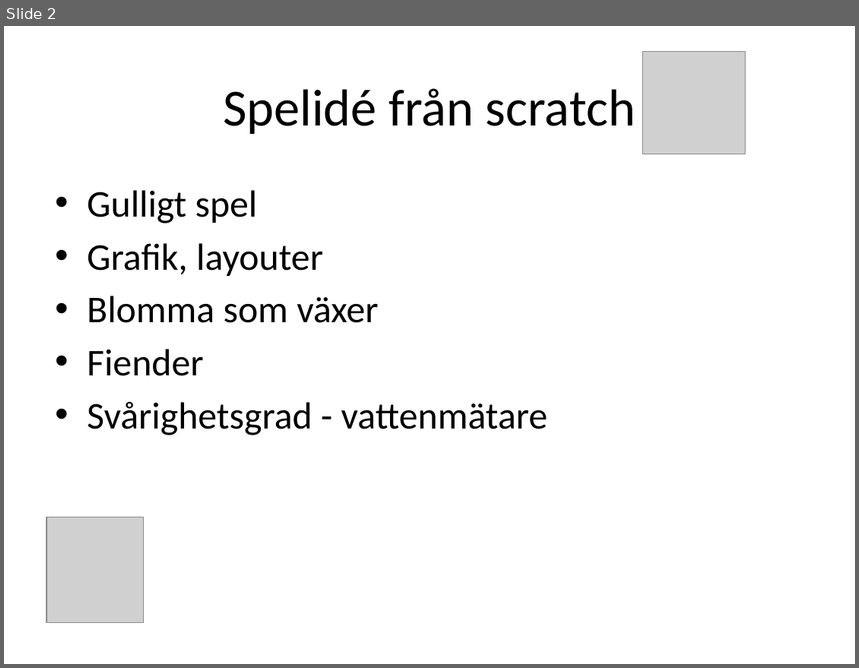
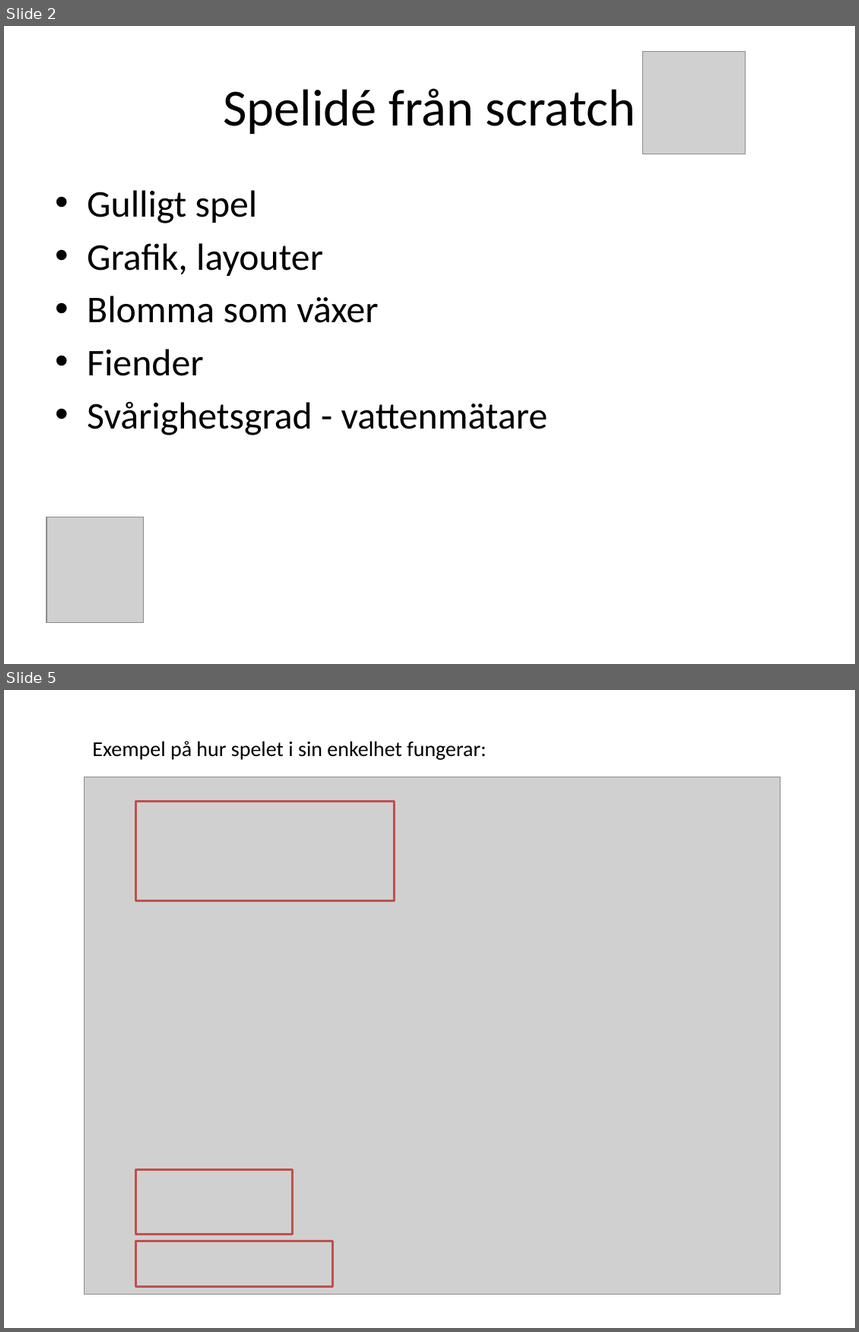
Before and after one commit to lisa-bee/FlowerGrow, a slide deck: document/Presentation FlowerGrow.pptx. Shown one above the other, each under a label of ours: slide 2 before the commit, slides 2 and 5 after it; the slides between them are not shown. The pictures are 859x668 and 859x1332 pixels, drawn with LibreOffice and Linux fonts; fonts in the diff are those of the drawing; grey boxes stand for pictures. Boxes give left, top, right and bottom in pixels: in the first picture for what was removed or moved away, otherwise in the second. Text is boxed around its words. In the diff, an @@ line names an element or a change of style, - is before the commit and + after.

Commit message:
presentation in progress

```diff
--- a/document/Presentation FlowerGrow.pptx
+++ b/document/Presentation FlowerGrow.pptx
@@ slide 5 added at [4,690,855,1328], background #FFFFFF @@
@@ text added at [92,741,487,760], 18 pt, text #000000 @@
+Exempel på hur spelet i sin enkelhet fungerar:
@@ picture added at [84,777,780,1294] @@
@@ rectangle added at [136,802,394,901], outline #C0504D 2 pt @@
@@ rectangle added at [136,1170,293,1235], outline #C0504D 2 pt @@
@@ rectangle added at [136,1242,332,1287], outline #C0504D 2 pt @@
```
Also in this commit, not shown: 4 other slides added, 2 slides removed.
